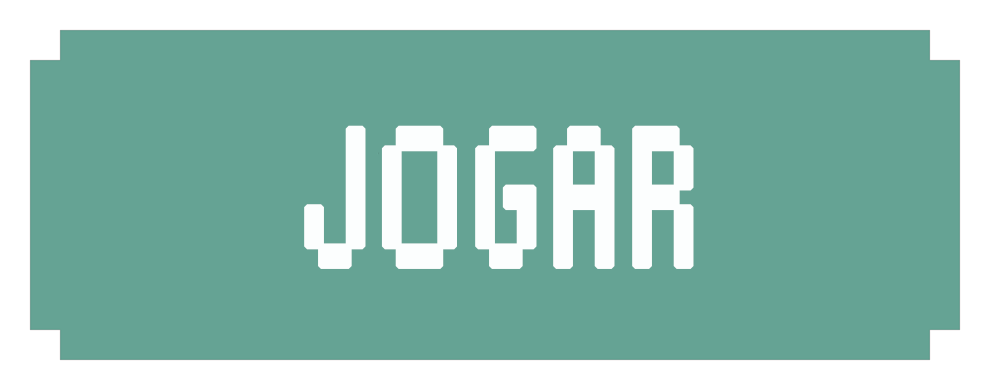
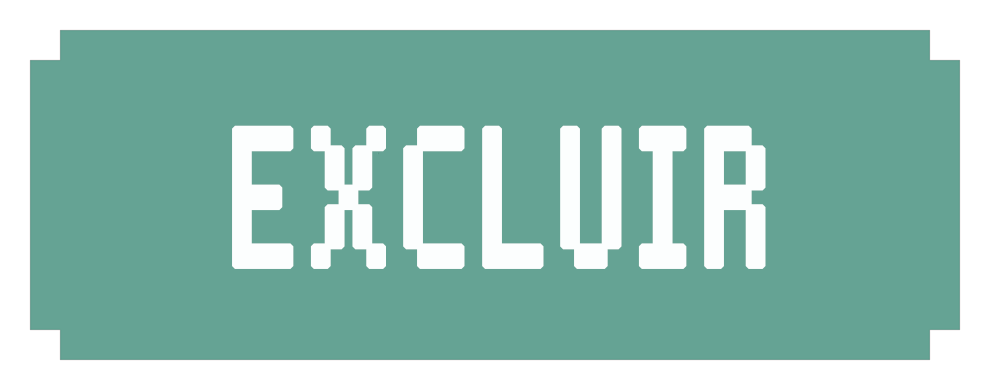
Comparing the layer stacks of the two 990x390 images. Changes:
renamed "JOGAR" to "EXCLUIR", painted on it over [232, 125, 766, 269]
